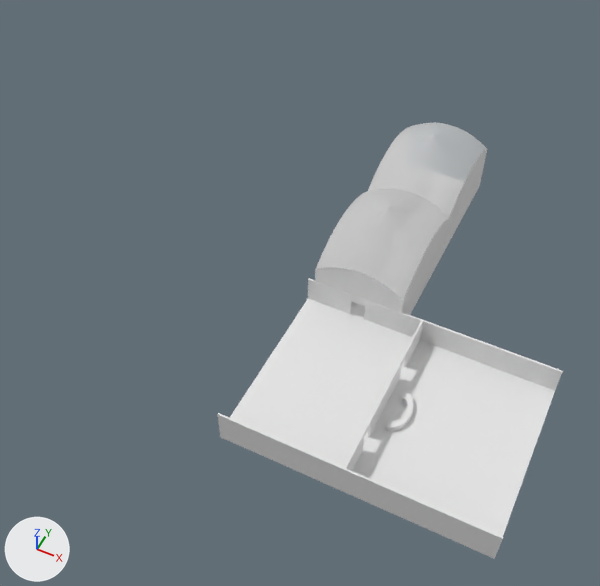
A saved change to the Blender file Blender-experiments/Museum/Museum.blend.
Camera for both pictures: a 50 mm camera at (110.0, -397.0, 604.0) aimed at (-130.0, 84.0, 3.0). The axes (+X, +Y, +Z) are drawn at lower left. The lights are the same throughout.
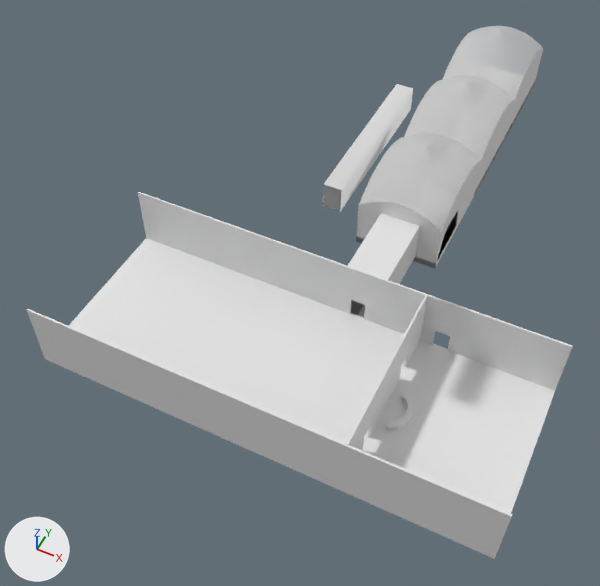
Commit message: Add more to the museum.

The change, as a diff of the scene's bpy script:
```diff
--- a/Blender-experiments/Museum/Museum.blend.py
+++ b/Blender-experiments/Museum/Museum.blend.py
@@ me_plane @@
 # used by ob_plane; location = (0.0, 0.0, 0.0); scale = (121.0, 85.4, 31.0)
-me_plane.from_pydata(...)  # 8 vertices, 6 faces; spans x -1.0..1.0, y -1.0..1.0, z -0.25..0.0
+me_plane.from_pydata(...)  # 8 vertices, 6 faces; spans x -2.54..1.0, y -1.0..1.0, z -0.25..0.0
+# me_plane part 1
+# 4 vertices are removed from x -1.0, y -1.0..1.0, z -0.25..0.0
+# 5 faces are deleted
+# 4 vertices are added at (-2.54, 1.0, 0.0), (-2.54, -1.0, 0.0), (-2.54, 1.0, -0.25), (-2.54, -1.0, -0.25)
+# 5 new faces join them
@@ me_cube_005 @@
 me_cube_005.from_pydata(...)  # 24 vertices, 14 faces; spans x -1.0..1.0, y -2.05..2.05, z -1.0..1.0
 # used by ob_cube_001; location = (-7.0, 0.0, 14.0); scale = (0.866, 40.8, 13.6)
 # verts and faces of me_cube_005; kept vertices keep their numbers, new ones are numbered from 24
+# me_cube_005 part 2
+delete_faces([(17, 19, 23, 22)])
+for new, old in zip([*range(24, 28)], [17, 19, 22, 23]): verts[new] = verts[old] + (0.0, 0.0, 2.56)
+faces += [(19, 23, 27, 25), (24, 25, 27, 26), (22, 26, 27, 23), (17, 19, 25, 24), (17, 24, 26, 22)]
@@ me_plane_001 @@
 # used by ob_plane_001; location = (-71.0, 159.0, 30.0); scale = (40.1, 83.4, 38.8)
-me_plane_001.from_pydata(...)  # 179 vertices, 11 faces; spans x -1.09..1.09, y -0.9..0.56, z -0.97..0.84
+me_plane_001.from_pydata(...)  # 229 vertices, 95 faces; spans x -1.09..1.09, y -0.9..0.56, z -0.97..0.93
+# me_plane_001 part 3: 8 vertices removed from x -1.09..1.09, y -0.9..0.55, z -0.97..0.77; 58 vertices added at x -1.09..1.09, y -0.9..0.56, z -0.97..0.93
@@ ob_cube_002 @@
-ob_cube_002 = bpy.data.objects.new('Cube.002', me_cube_009)
@@ ob_cube_003 @@
-ob_cube_003 = bpy.data.objects.new('Cube.003', me_cube_010)
@@ ob_plane_001 @@
 ob_plane_001 = bpy.data.objects.new('Plane.001', me_plane_001)
-ob_plane_001.location = (-71.0, 159.0, 30.0)
+ob_plane_001.location = (-71.0, 258.0, 30.0)
 ob_plane_001.scale = (40.1, 83.4, 38.8)
@@ ob_plane_002 @@
 ob_plane_002 = bpy.data.objects.new('Plane.002', me_plane_002)
-ob_plane_002.location = (-71.0, 278.0, 30.0)
+ob_plane_002.location = (-71.0, 377.0, 30.0)
 ob_plane_002.scale = (40.1, 83.7, 38.8)
@@ ob_roof_002 @@
 ob_roof_002 = bpy.data.objects.new('Roof.002', me_plane_003)
-ob_roof_002.location = (-71.0, 278.0, 30.0)
+ob_roof_002.location = (-71.0, 377.0, 30.0)
 ob_roof_002.scale = (40.1, 83.7, 38.8)
@@ ob_roof_001 @@
 ob_roof_001 = bpy.data.objects.new('Roof.001', me_plane_004)
-ob_roof_001.location = (-71.0, 159.0, 30.0)
+ob_roof_001.location = (-71.0, 258.0, 30.0)
 ob_roof_001.scale = (40.1, 83.7, 38.8)
@@ ob_passageway @@
+ob_passageway = bpy.data.objects.new('Passageway', me_cube_002)  # 18 vertices, 12 faces; spans x -1.0..4.86, y -0.17..0.17, z -0.75..0.75
+ob_passageway.location = (-70.0, 102.0, 21.0)
+ob_passageway.rotation_euler = (0.0, 0.0, 1.571)  # degrees (0, 0, 90)
+ob_passageway.scale = (16.6, 119.0, 28.4)
@@ ob_reference_block @@
+ob_reference_block = bpy.data.objects.new('Reference.Block', me_cube_001)  # a box spanning x -1.0..1.0, y -1.17..-0.82, z -1.0..0.5
+ob_reference_block.location = (-111.0, 83.0, 209.0)
+ob_reference_block.rotation_euler = (0.0, 0.0, 1.571)  # degrees (0, 0, 90)
+ob_reference_block.scale = (68.9, 41.6, 13.6)
@@ ob_roof_003 @@
+ob_roof_003 = bpy.data.objects.new('Roof.003', me_plane_003.copy())  # the mesh of ob_roof_002
+ob_roof_003.location = (-71.0, 497.0, 30.0)
+ob_roof_003.scale = (40.1, 83.7, 38.8)
@@ ob_plane_003 @@
+ob_plane_003 = bpy.data.objects.new('Plane.003', me_plane_005)  # 128 vertices, 10 faces; spans x -1.09..1.09, y -0.88..0.55, z -0.97..0.84
+ob_plane_003.location = (-71.0, 497.0, 30.0)
+ob_plane_003.scale = (40.1, 83.7, 38.8)
@@ ob_wall_left @@
+ob_wall_left = bpy.data.objects.new('Wall.Left', me_cube_010_1)  # 28 vertices, 20 faces; spans x -1.0..1.0, y -3.57..6.72, z -1.0..3.57
+ob_wall_left.location = (-28.0, -85.0, 14.0)
+ob_wall_left.rotation_euler = (0.0, 0.0, 1.571)  # degrees (0, 0, 90)
+ob_wall_left.scale = (0.865, 41.6, 13.6)
@@ ob_wall_right @@
+ob_wall_right = bpy.data.objects.new('Wall.Right', me_cube_009_1)  # 30 vertices, 15 faces; spans x -1.0..1.0, y -3.57..6.72, z -1.0..3.57
+ob_wall_right.location = (-28.0, 85.0, 14.0)
+ob_wall_right.rotation_euler = (0.0, 0.0, 1.571)  # degrees (0, 0, 90)
+ob_wall_right.scale = (0.865, 41.6, 13.6)
```

Pixel boxes [x1, y1, x2, y2] of what changed, in the pictures (600 x 586 px):
'Plane', reshaped (53% wider, 23% taller)
    before: [220, 299, 555, 559]
    after: [43, 238, 555, 559]
'Wall.Left', added
    after: [27, 309, 512, 554]
'Wall.Right', added
    after: [138, 192, 573, 390]
'Roof.001', moved
    before: [316, 188, 449, 301]
    after: [359, 133, 481, 232]
'Roof.002', moved
    before: [368, 123, 487, 217]
    after: [404, 76, 514, 160]
'Plane.001', reshaped, moved
    before: [315, 218, 449, 318]
    after: [356, 161, 481, 269]
'Cube.003', deleted
    before: [217, 413, 503, 554]
'Cube.002', deleted
    before: [308, 278, 563, 390]
'Roof.003', added
    after: [443, 26, 543, 100]
'Reference.Block', added
    after: [323, 84, 413, 212]
'Passageway', added
    after: [348, 213, 420, 318]
'Cube.001', reshaped
    before: [344, 321, 423, 471]
    after: [346, 295, 427, 451]
'Plane.002', moved
    before: [443, 150, 487, 253]
    after: [474, 100, 515, 196]
'Plane.003', added
    after: [507, 48, 543, 135]
part 2 of me_cube_005, built on
    before: [344, 321, 423, 468]
    after: [346, 295, 427, 448]
part 3 of me_plane_001, built on
    before: [315, 218, 449, 318]
